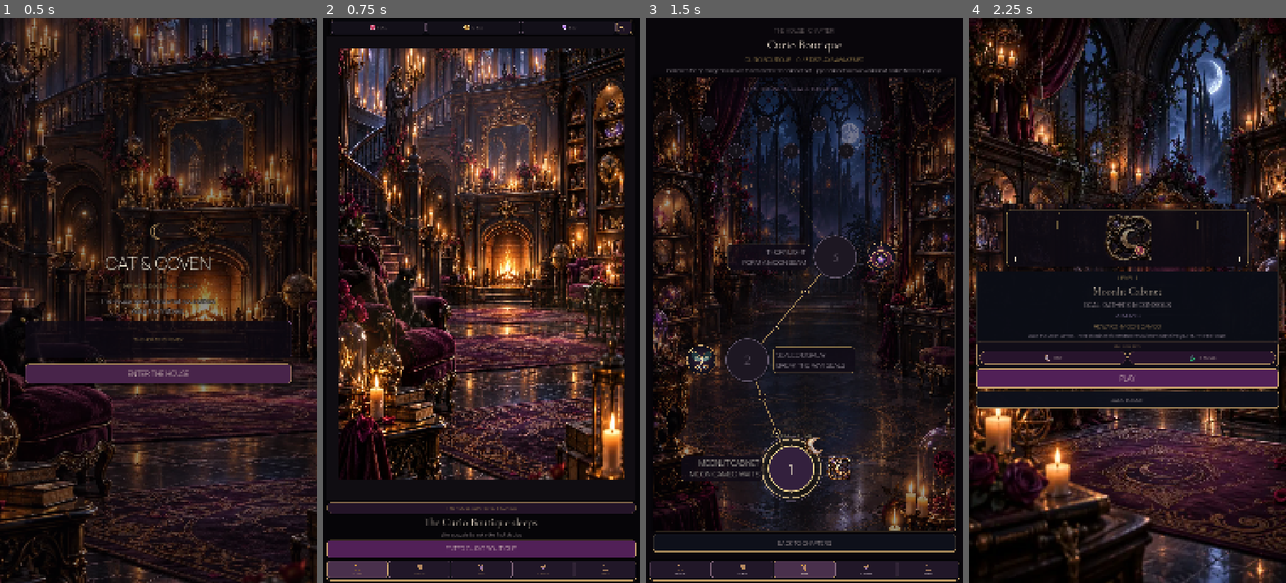
Above: before the commit, frames 1-4 (left to right).
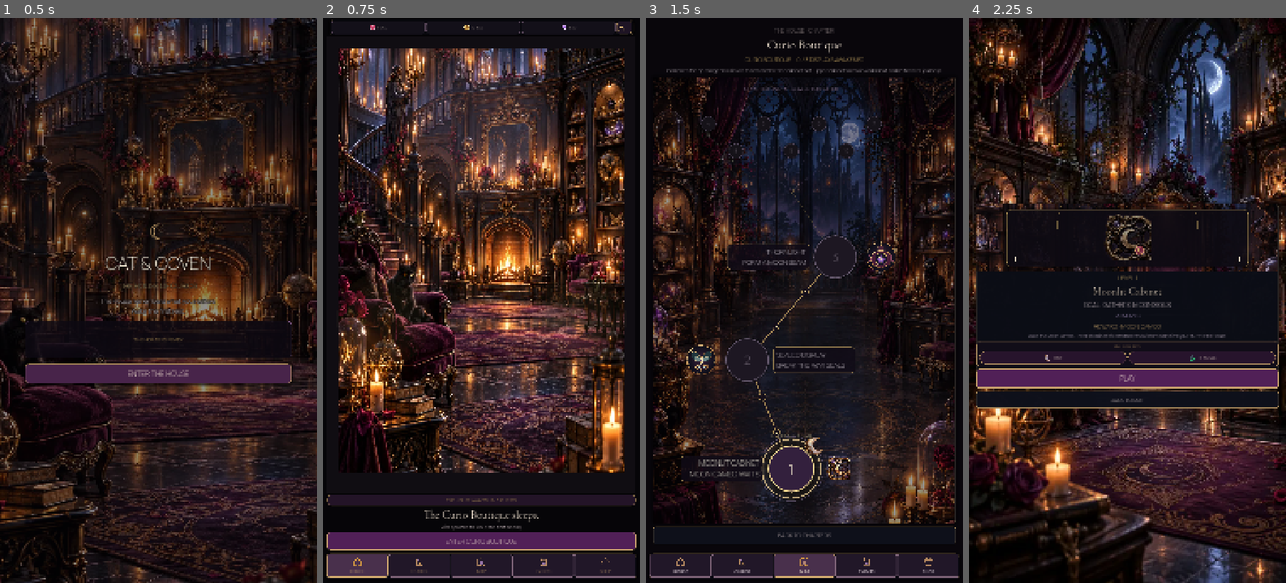
Above: after the commit, the same moments.

Repository: Jay-prodesign/akilta-match3
Game: Godot game, scene res://src/app/app_bootstrap.tscn
Two runs of this game, one before a commit and one after it. Both use one fixed random seed, a clock stepped at 60 frames per second and the inputs below.
Inputs:
- Up to frame 1 (0.5 s): no input
- Up to frame 2 (0.75 s): click "ENTER THE HOUSE" at 0.5 s
- Up to frame 3 (1.5 s): click "ENTER CURIO BOUTIQUE" at 1.25 s
- Up to frame 4 (2.25 s): click "1" at 2 s

Frame 1 is identical in both runs. In frame 2, 35% of the frame differs, in the area x 1-99%, y 5-100%; in frame 3, 14%; in frame 4, nothing differs.

Commit message:
North Star experience: src/ui/shared/product_navigation.gd

Diff:
--- a/src/ui/shared/product_navigation.gd
+++ b/src/ui/shared/product_navigation.gd
@@ -19,7 +19,7 @@
 
 	var content := screen.get_node_or_null(content_path) as Control
 	if content != null and not bool(content.get_meta("product_nav_inset_applied", false)):
-		content.offset_bottom -= 78.0
+		content.offset_bottom -= 104.0
 		content.set_meta("product_nav_inset_applied", true)
 
 	var panel := PanelContainer.new()
@@ -30,8 +30,8 @@
 	panel.anchor_bottom = 1.0
 	panel.offset_left = 12.0
 	panel.offset_right = -12.0
-	panel.offset_top = -76.0
-	panel.offset_bottom = -8.0
+	panel.offset_top = -100.0
+	panel.offset_bottom = -10.0
 	panel.z_index = 40
 	var shell := StyleBoxFlat.new()
 	shell.bg_color = Color("#090810", 0.985)
@@ -62,7 +62,7 @@
 		button.name = "Nav" + action.capitalize()
 		button.text = ""
 		button.tooltip_text = action.capitalize()
-		button.custom_minimum_size = Vector2(0, 58)
+		button.custom_minimum_size = Vector2(0, 80)
 		button.size_flags_horizontal = Control.SIZE_EXPAND_FILL
 		var normal := StyleBoxFlat.new()
 		normal.bg_color = Color("#211728")
@@ -81,12 +81,12 @@
 		stack.name = "Content"
 		stack.set_anchors_and_offsets_preset(Control.PRESET_FULL_RECT)
 		stack.alignment = BoxContainer.ALIGNMENT_CENTER
-		stack.add_theme_constant_override("separation", 0)
+		stack.add_theme_constant_override("separation", 3)
 		stack.mouse_filter = Control.MOUSE_FILTER_IGNORE
 		button.add_child(stack)
 		var icon := TextureRect.new()
 		icon.name = "Icon"
-		icon.custom_minimum_size = Vector2(28, 28)
+		icon.custom_minimum_size = Vector2(36, 36)
 		icon.texture = PieceAssetLoader.ornament(String(item["icon"]))
 		icon.expand_mode = TextureRect.EXPAND_IGNORE_SIZE
 		icon.stretch_mode = TextureRect.STRETCH_KEEP_ASPECT_CENTERED
@@ -97,7 +97,7 @@
 		caption.name = "Label"
 		caption.text = String(item["label"])
 		caption.horizontal_alignment = HORIZONTAL_ALIGNMENT_CENTER
-		caption.add_theme_font_size_override("font_size", 10)
+		caption.add_theme_font_size_override("font_size", 15)
 		caption.add_theme_color_override("font_color", Color("#F4E5D3") if action == active_section else Color("#CDBFC9"))
 		caption.mouse_filter = Control.MOUSE_FILTER_IGNORE
 		stack.add_child(caption)
